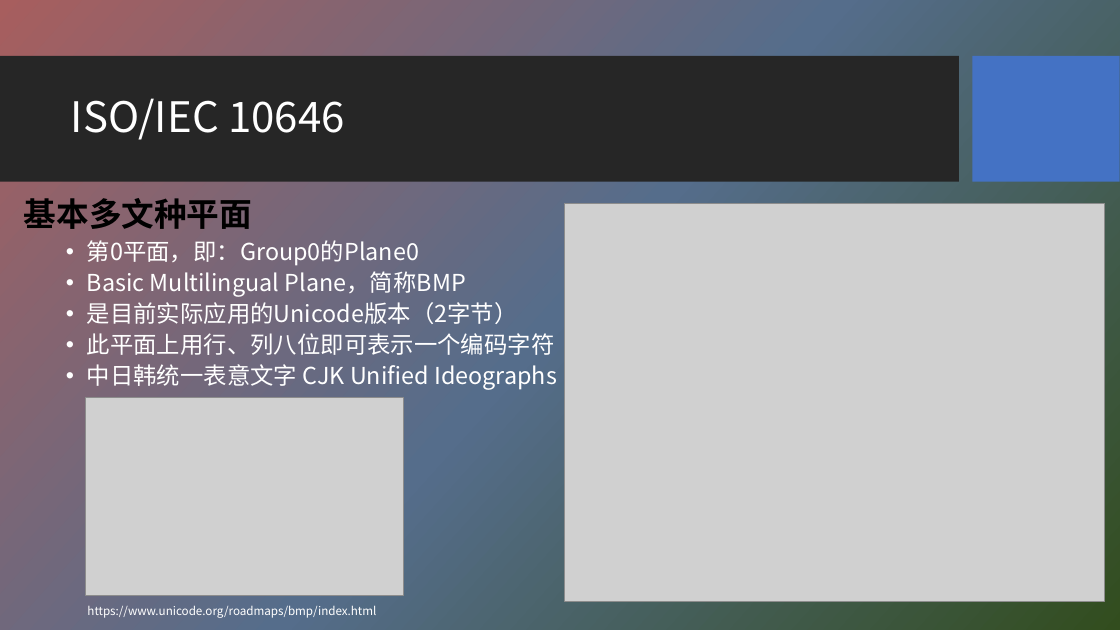
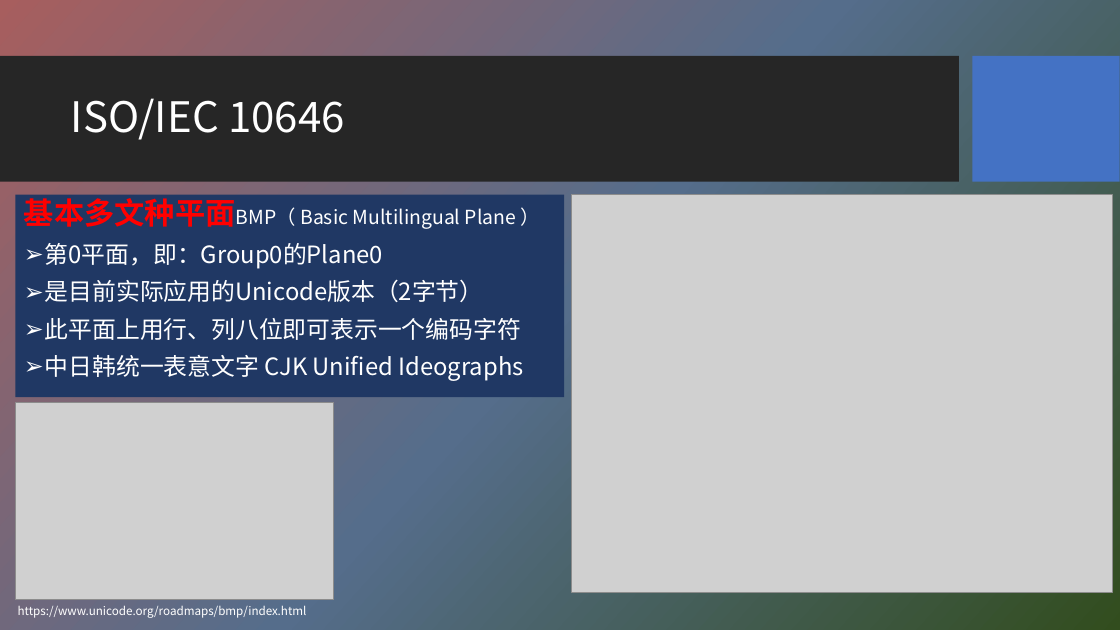
Before and after one commit to HBU/NLP_PPT, a slide deck: slide 14 of PPT-2020/ch06 字符编码与字频统计.pptx (slide 13 before the commit). Drawn at 1120x630 pixels with LibreOffice and Linux fonts; fonts in the diff are those of the drawing; grey boxes stand for pictures; background and template pictures are left out. Boxes give left, top, right and bottom in pixels: in the first picture for what was removed or moved away, otherwise in the second. Text is boxed around its words. In the diff, an @@ line names an element or a change of style, - is before the commit and + after.

```diff
--- a/PPT-2020/ch06 字符编码与字频统计.pptx
+++ b/PPT-2020/ch06 字符编码与字频统计.pptx
@@ text "基本多文种平面BMP（ Basic Multilingual Plane ）": place and size @@
-text "基本多文种平面BMP（ Basic Multilingual Plane ）" at [24, 198, 557, 390]
+text "基本多文种平面BMP（ Basic Multilingual Plane ）" at [15, 195, 564, 397]
@@ text "基本多文种平面BMP（ Basic Multilingual Plane ）" at [15, 195, 564, 397]: fill none to #203864 @@
@@ text at [24, 194, 516, 229]: text changed; size 28 to 16.6 pt; text colour #000000 to #FFFFFF; bold off @@
-基本多文种平面
+基本多文种平面BMP（ Basic Multilingual Plane ）
@@ picture: place and size @@
-picture at [565, 203, 1105, 601]
+picture at [572, 195, 1112, 592]
@@ text at [45, 243, 524, 381]: size 20 to 20.4 pt in "第0平面，即：Group0的Plane0", "是目前实际应用的Unicode版本（2字节）", "此平面上用行、列八位即可表示一个编码字符", "中日韩统一表意文字 CJK Unified Ideographs"; bullet • to ➢; list level 2 to 1 in "第0平面，即：Group0的Plane0"; list level 2 to 1 in "是目前实际应用的Unicode版本（2字节）"; list level 2 to 1 in "此平面上用行、列八位即可表示一个编码字符"; list level 2 to 1 in "中日韩统一表意文字 CJK Unified Ideographs" @@
@@ text at [87, 271, 466, 297]: paragraph removed @@
-  • Basic Multilingual Plane，简称BMP
@@ picture: place and size @@
-picture at [86, 398, 403, 596]
+picture at [15, 402, 333, 600]
@@ text "https://www.unicode.org/roadmaps/bmp/index.html": place and size @@
-text "https://www.unicode.org/roadmaps/bmp/index.html" at [87, 606, 376, 618]
+text "https://www.unicode.org/roadmaps/bmp/index.html" at [18, 606, 307, 618]
```
Also in this commit, not shown: 27 other slides changed, 3 slides added.
